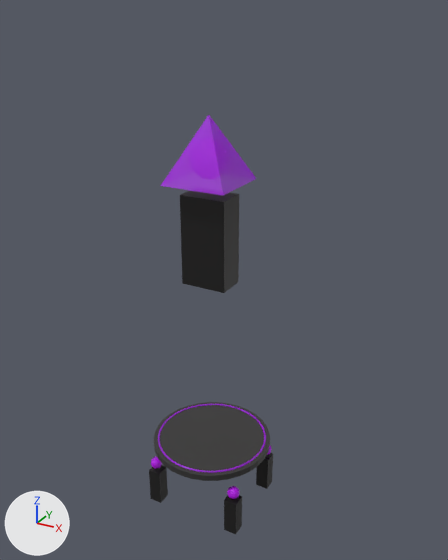
The Blender file humanoid.blend: old version first, new version second.
Before and after are seen from a 50 mm camera at (15.0, -25.7, 27.0) aimed at (0.5, 0.6, 13.8). The axes (+X, +Y, +Z) are drawn at lower left. The lights are the same throughout.
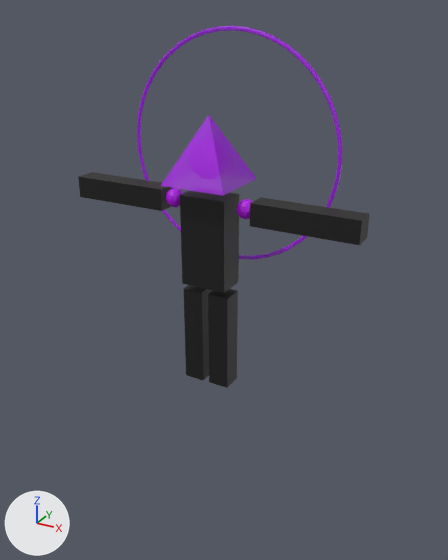
What differs and where, as boxes (x1, y1, x2, y2) in the pictures (448 x 560 px):
'Cylinder', deleted (black)
    before: (154, 402, 270, 481)
'Cube.001', recoloured, moved, turned, rescaled, modifiers changed (not visible before)
    after: (78, 172, 370, 245)
'Cube.006', added (black)
    after: (184, 285, 238, 388)
'Torus', moved, turned, rescaled
    before: (158, 404, 266, 473)
    after: (137, 26, 342, 259)
'Cube.002', deleted (black)
    before: (149, 453, 273, 534)
'Icosphere.003', added (purple)
    after: (166, 188, 253, 219)
'Icosphere.001', deleted
    before: (151, 446, 272, 499)

The change in detail:
Material 'Material.005' (mat_material_005) is new.
Its base color is (0.0341, 0.0327, 0.0324) (black #343332).
Its metallic is 0.677.
Material 'Material.006' (mat_material_006) is new.
Its base color is (0.0341, 0.0327, 0.0324) (black #343332).
Its metallic is 0.677.
me_cube_002 has 8 vertices, 6 faces and spans x -1.0..1.0, y -1.0..1.0, z -1.0..1.0.
me_cube_002 no longer uses material mat_material_001 (purple #b400e7).
me_cube_002 now uses material mat_material_005 (black #343332).
Mesh me_cube_006 is new.
It is a box spanning x -1.0..1.0, y -1.0..1.0, z -1.0..1.0.
It uses material mat_material_006 (black #343332).
Mesh me_icosphere_005 is new.
It is an icosphere of 80 faces spanning x -0.95..0.95, y -1.0..1.0, z -1.0..1.0; an icosphere of 80 faces spanning x 7.18..9.09, y -1.0..1.0, z -1.0..1.0.
It uses material mat_material_001 (purple #b400e7).
Object 'Cylinder' (ob_cylinder) is deleted.
Object 'Cube.001' (ob_cube_001) moves from (0.0, 0.0, 4.02) to (-5.19, 0.0, 18.07).
Object 'Cube.001' (ob_cube_001) turns from (0, 0, 0) to (0, 90, 0) degrees about x, y and z.
Object 'Cube.001' (ob_cube_001) is rescaled from (2.06, 2.06, 0.00208) to (0.565, 0.565, 2.68).
Object 'Cube.001' (ob_cube_001) gains a MIRROR modifier named 'Mirror'.
Modifier setting: mirror_object = ob_cube_003.
Object 'Torus' (ob_torus) moves from (0.0, 0.0, 4.02) to (0.0, 2.24, 20.34).
Object 'Torus' (ob_torus) turns from (0, 0, 0) to (90, 0, 0) degrees about x, y and z.
Object 'Torus' (ob_torus) is rescaled from (3.11, 3.11, 3.11) to (-5.78, -5.78, -5.78).
Object 'Cube.002' (ob_cube_002) is deleted.
Object 'Icosphere.001' (ob_icosphere_001) is deleted.
Object 'Cube.006' (ob_cube_006) is new; it shows me_cube_006.
Its location is (-0.75, 0.0, 10.76).
Its scale is (0.565, 0.565, 2.68).
It gains a MIRROR modifier named 'Mirror'.
Modifier setting: mirror_object = ob_cube_003.
Object 'Icosphere.003' (ob_icosphere_003) is new; it shows me_icosphere_005.
Its location is (-2.04, 0.0, 18.13).
Its scale is (0.501, 0.501, 0.501).
